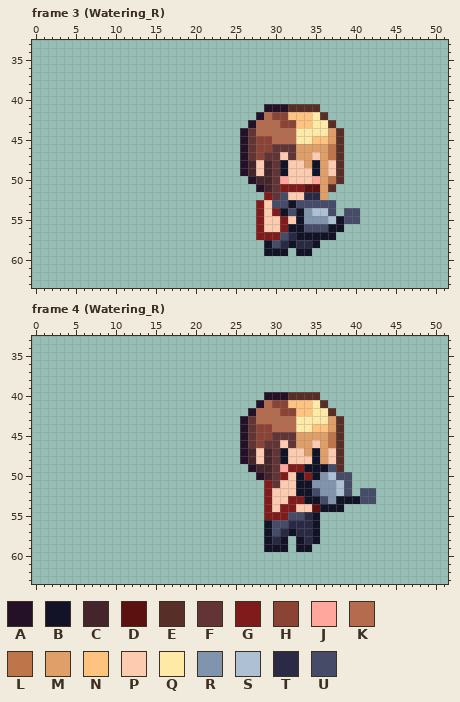
Edited in one commit: pixel-art file (server/asset/main char/farming animations.aseprite). The picture above was drawn from the file before the commit.
64x64 pixels, 82 frames. Colours within 5 levels of each other are drawn and written as one. Shown: frame 3 (Watering_R): x 0..51, y 33..63; frame 4 (Watering_R): x 0..51, y 33..63. The commit also changed other frames, which this record leaves out.
Visible layers, top first: "Layer 1", "base".
Palette (. is transparent): A #251127  B #131327  C #46242c  D #5c1111  E #582f28  F #623436  G #801b1b  H #8b4335  J #ffa69d  K #b56c4e  L #bd7549  M #e09e68  N #ffc380  P #fdcbb0  Q #ffe9a6  R #8194ae  S #aec0d4  T #2a2a47  U #464b67
Pixels before, frame 3 (Watering_R), first column x 26:
41 ...AAAEEEE.....
42 ..AKHHNNNQE....
43 .AKKKHHNNQQE...
44 AFKKKKKQQQQME..
45 AFHHKKKQQNNME..
46 AFHHFFFMMMMLE..
47 AFHFFPFMMPMLE..
48 ACPCFBPPMBMPE..
49 ACPCFBPPPBMPE..
50 .ACCFJPPPJMLE..
51 ..ACFGGGDDME...
52 ...GFUPPTTM....
53 ..GPUUBUUUUU...
54 ..GPGBUBRSSU.UU
55 ..GPPGPBRRRSBUU
56 ..GPPGBBUUUBB..
57 ..GGGUTBBBBB...
58 ...BUTBTTB.....
59 ...BBB.BB......
Pixels before, frame 4 (Watering_R), first column x 26:
40 ...AAAEEEE.......
41 ..AKHHNNNQE......
42 .AKKKHHNNQQE.....
43 AFKKKKKQQQQME....
44 AFHHKKKQQNNME....
45 AFHHFFFMMMMLE....
46 AFHFFPFMMPMLE....
47 ACPCFBPPMBMPE....
48 ACPCFBPPPBMPE....
49 .ACCFJGGBBBUE....
50 ..ACFGPBGBRSUU...
51 ...GFPPBBRRRSU...
52 ...GPPPBBURRSU.UU
53 ...GPPGGBBURBBBUU
54 ...GPGGPPDBBB....
55 ...GGGUUTB.......
56 ...BUUTTTB.......
57 ...BUTBTTB.......
58 ...BTB.BTB.......
59 ...BBB.BB........
Now the later version:
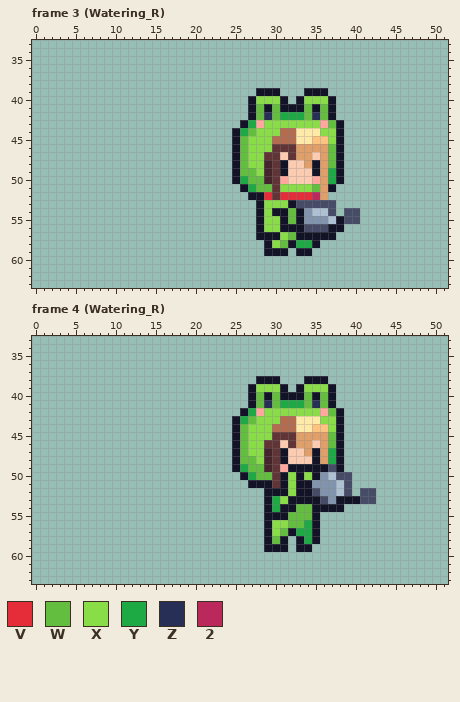
Colours new in this view: V #e42d38  W #63bd3e  X #89dd47  Y #1daa45  Z #282f56  2 #ba285c
Commit: Feat: Tool animation now change with tool material
The edit:
layer "Frog outfit" now shown
Changed rows in their new state; - is an unchanged pixel.
Frame 3 (Watering_R), layer "Frog outfit":
first column x 25:
39 ---BBB---BBB--
40 --BXXXB-BXXXB-
41 --BWBWBBBWBWB-
42 --BWZWYYYWZWB-
43 -BYJXXXXXXXJWB
44 BYWXXX-----XXB
45 BWXXX-------XB
46 BWXXX-------WB
47 BWXX--------WB
48 BWXX--------WB
49 BWWX--------YB
50 BYWW--------YB
51 -BYWW-XXXXW-B-
52 --BBV-VVVV2---
53 ---BXXX-------
54 ---BXB-W------
55 ---BXXBW------
56 ---BXXB-------
57 ---BBBXW------
58 -----XW-YY----
Frame 4 (Watering_R), layer "Frog outfit":
first column x 25:
38 ---BBB---BBB--
39 --BXXXB-BXXXB-
40 --BWBWBBBWBWB-
41 --BWZWYYYWZWB-
42 -BYJXXXXXXXJWB
43 BYWXXX-----XXB
44 BWXXX-------XB
45 BWXXX-------WB
46 BWXX--------WB
47 BWXX--------YB
48 BWWX--------YB
49 BYWW---BB----B
50 -BYWW-BX-X----
51 --BBB-BX------
52 ----BBBX------
53 ----BYXBB-----
54 ----BYBBWWB---
55 ----BBBWWW----
56 -----XXWWY----
57 -----XW-YY----
58 -----W---Y----
Changed places in both pictures, as pixel boxes (x1, y1, x2, y2):
changed: (232, 88, 344, 248)
changed: (232, 376, 344, 544)
